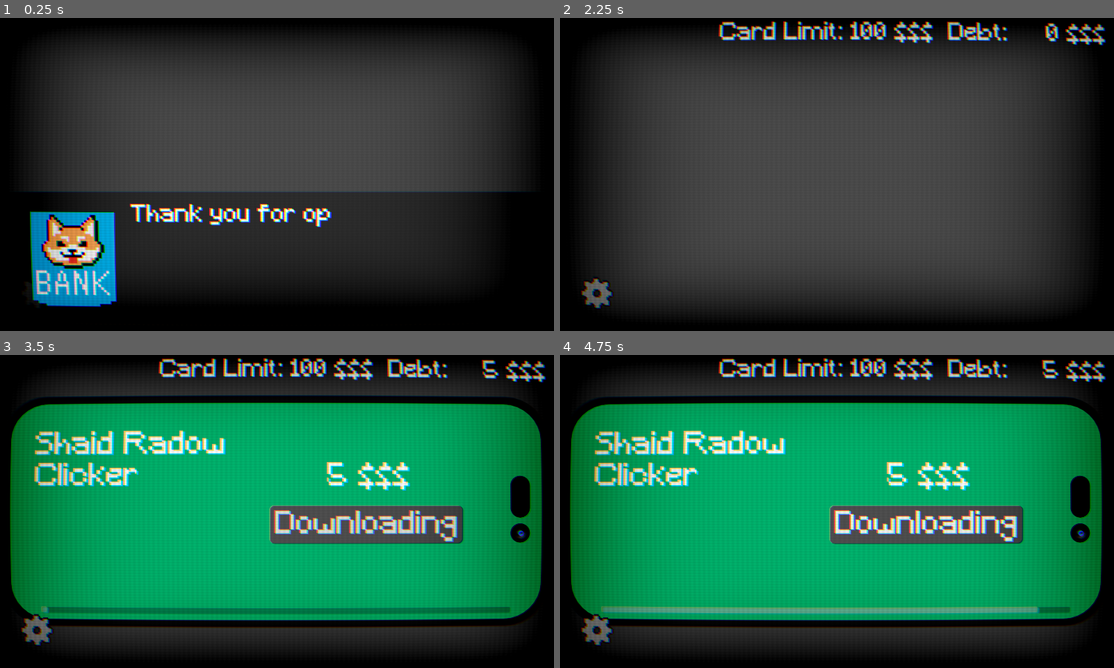
Above: before the commit, frames 1-4 (two rows, left to right).
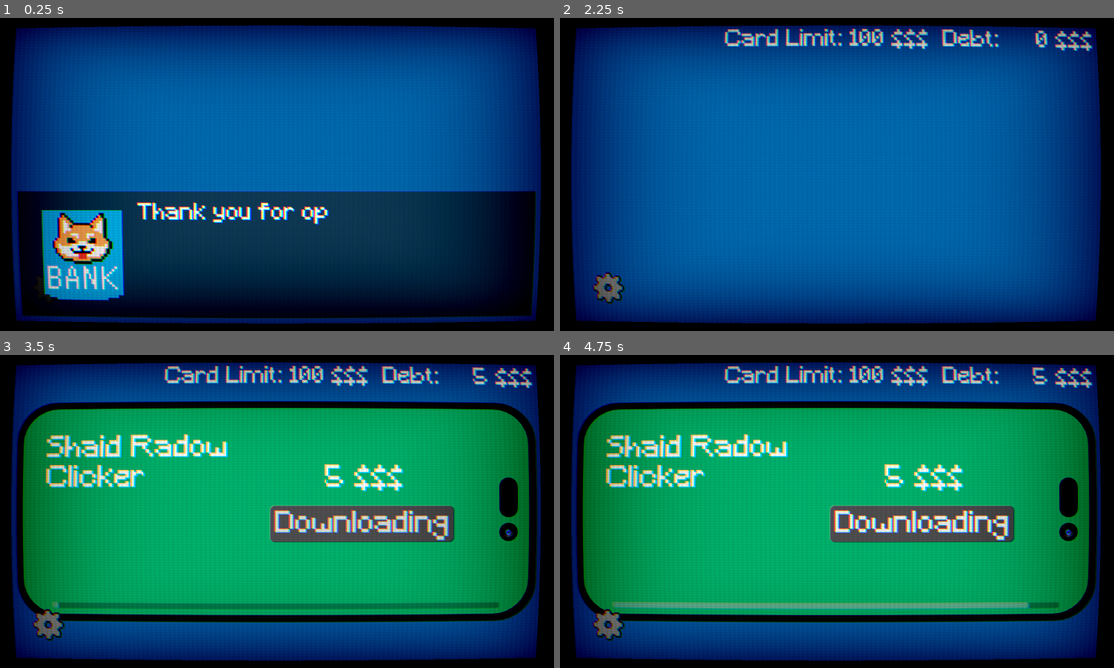
Above: after the commit, the same moments.

Repository: Heinrich-XIAO/average-mobile-game
Game: Godot game, scene res://scenes/Root.tscn
Two runs of this game, one before a commit and one after it. Both use one fixed random seed, a clock stepped at 60 frames per second and the inputs below.
Inputs (mouse positions are in pixels of both pictures, inside the frame that each line leads up to):
- Up to frame 1 (0.25 s): no input
- Up to frame 2 (2.25 s): tap Enter at 0.5, 0.6, 2.1 s; move the mouse to (958, 158) at 0.52 s; click (958, 158) at 0.67 s; tap Space at 1.25 s; move the mouse to (726, 190) at 1.27 s; tap F at 1.35 s; click (726, 190) at 1.42 s; move the mouse to (892, 105) at 2.02 s; click (892, 105) at 2.17 s
- Up to frame 3 (3.5 s): click "Buy Game" at 2.75 s
- Up to frame 4 (4.75 s): tap Enter at 3.5 s; move the mouse to (809, 574) at 3.52 s; tap F at 3.6 s; click (809, 574) at 3.67 s; click "Downloading" at 4.25 s

The runs differ from the first frame. In frame 1, 84% of the frame differs, in the area x 2-98%, y 2-98%; in frame 2, 90%, in the area x 2-99%, y 0-98%; in frame 3, 41%; in frame 4, 42%.

Commit message:
better sfx, and better shaders

Diff:
--- a/scenes/Game.tscn
+++ b/scenes/Game.tscn
@@ -4,7 +4,7 @@
 [ext_resource type="Script" uid="uid://cllhm2ckcrbdb" path="res://scenes/game.gd" id="1_s0nni"]
 [ext_resource type="StyleBox" uid="uid://cons8p27lgekx" path="res://start.tres" id="2_qbsmt"]
 [ext_resource type="AudioStream" uid="uid://cfyvi4elmnnqw" path="res://assets/bgmusic.mp3" id="3_cpr0p"]
-[ext_resource type="AudioStream" uid="uid://cmccnl5c7xouu" path="res://assets/Woosh.mp3" id="4_aug50"]
+[ext_resource type="AudioStream" uid="uid://csr0xo7eacnga" path="res://assets/whoosh.mp3" id="4_y5y3l"]
 [ext_resource type="Texture2D" uid="uid://d1if1hm2tbcxw" path="res://images/energy.png" id="6_aug50"]
 [ext_resource type="Texture2D" uid="uid://b4xh8boa3hk80" path="res://images/chest.png" id="7_kiw3p"]
 [ext_resource type="Texture2D" uid="uid://cmik53j7cupct" path="res://images/arrow_down.png" id="8_g4kob"]
@@ -18,7 +18,7 @@
 [ext_resource type="FontFile" uid="uid://brfed2eds4tl4" path="res://mono_font.ttf" id="16_y5y3l"]
 
 [sub_resource type="StyleBoxFlat" id="StyleBoxFlat_qbsmt"]
-bg_color = Color(0, 0, 0, 1)
+bg_color = Color(0.23683, 0.431248, 0.562394, 1)
 
 [sub_resource type="LabelSettings" id="LabelSettings_qbsmt"]
 font = ExtResource("1_ibkli")
@@ -477,11 +477,12 @@
 text = "Click"
 
 [node name="Whoosh" type="AudioStreamPlayer2D" parent="."]
-stream = ExtResource("4_aug50")
-volume_db = 18.11
+stream = ExtResource("4_y5y3l")
+volume_db = 24.0
 
 [node name="Background" type="AudioStreamPlayer" parent="."]
 stream = ExtResource("3_cpr0p")
+volume_db = -22.26
 parameters/looping = true
 
 [node name="CPS" type="Label" parent="."]
--- a/scenes/Intro.tscn
+++ b/scenes/Intro.tscn
@@ -22,6 +22,10 @@
 corner_radius_bottom_right = 150
 corner_radius_bottom_left = 150
 
+[sub_resource type="LabelSettings" id="LabelSettings_t5lxn"]
+font = ExtResource("2_mkji7")
+font_size = 128
+
 [sub_resource type="Theme" id="Theme_ywiat"]
 
 [sub_resource type="StyleBoxFlat" id="StyleBoxFlat_mkji7"]
@@ -36,10 +40,6 @@
 shader_parameter/radius = 0.1
 shader_parameter/offset = Vector2(-0.01, 0.01)
 
-[sub_resource type="LabelSettings" id="LabelSettings_t5lxn"]
-font = ExtResource("2_mkji7")
-font_size = 128
-
 [node name="Intro" type="Control"]
 custom_minimum_size = Vector2(0, 1000)
 layout_mode = 3
@@ -54,7 +54,7 @@
 script = ExtResource("1_ywiat")
 
 [node name="PanelContainer" type="PanelContainer" parent="."]
-z_index = -1
+z_index = 4094
 layout_mode = 1
 anchors_preset = -1
 anchor_right = 1.0
@@ -69,6 +69,7 @@
 theme_override_styles/panel = SubResource("StyleBoxFlat_t5lxn")
 
 [node name="Panel" type="Panel" parent="."]
+z_index = 4095
 layout_mode = 1
 anchors_preset = -1
 anchor_right = 1.0
@@ -80,6 +81,34 @@
 grow_horizontal = 2
 grow_vertical = 2
 theme_override_styles/panel = SubResource("StyleBoxFlat_ywiat")
+
+[node name="Label" type="Label" parent="Panel"]
+layout_mode = 0
+offset_left = 104.0
+offset_top = 116.0
+offset_right = 1132.0
+offset_bottom = 375.0
+text = "Shaid Radow Clicker"
+label_settings = SubResource("LabelSettings_t5lxn")
+autowrap_mode = 2
+
+[node name="Label2" type="Label" parent="Panel"]
+layout_mode = 1
+anchors_preset = -1
+anchor_left = 1.0
+anchor_top = 0.5
+anchor_right = 1.0
+anchor_bottom = 0.5
+offset_left = -925.0
+offset_top = -202.0
+offset_right = -505.0
+offset_bottom = -74.0
+grow_horizontal = 0
+grow_vertical = 2
+text = "5 $$$"
+label_settings = SubResource("LabelSettings_t5lxn")
+horizontal_alignment = 1
+autowrap_mode = 2
 
 [node name="Downloads" type="Button" parent="Panel"]
 visible = false
@@ -203,34 +232,6 @@
 [node name="Camera" type="Sprite2D" parent="Panel"]
 z_index = 11
 material = SubResource("ShaderMaterial_b2a04")
-position = Vector2(2113, 541)
+position = Vector2(2109, 542)
 scale = Vector2(1.5, 1.5)
 texture = ExtResource("5_mkji7")
-
-[node name="Label" type="Label" parent="."]
-layout_mode = 0
-offset_left = 154.0
-offset_top = 166.0
-offset_right = 1182.0
-offset_bottom = 425.0
-text = "Shaid Radow Clicker"
-label_settings = SubResource("LabelSettings_t5lxn")
-autowrap_mode = 2
-
-[node name="Label2" type="Label" parent="."]
-layout_mode = 1
-anchors_preset = -1
-anchor_left = 1.0
-anchor_top = 0.5
-anchor_right = 1.0
-anchor_bottom = 0.5
-offset_left = -975.0
-offset_top = -202.0
-offset_right = -555.0
-offset_bottom = -74.0
-grow_horizontal = 0
-grow_vertical = 2
-text = "5 $$$"
-label_settings = SubResource("LabelSettings_t5lxn")
-horizontal_alignment = 1
-autowrap_mode = 2
--- a/scenes/Root.gdshader
+++ b/scenes/Root.gdshader
@@ -9,7 +9,7 @@
 uniform sampler2D screen_texture : hint_screen_texture, filter_linear_mipmap;
 
 void fragment() {
-    vec2 centered_uv = SCREEN_UV * 2.0 - 1.0;
+    vec2 centered_uv = (SCREEN_UV * 2.0 - 1.0) * 1.05;
     vec2 uv_offset = centered_uv.yx / curvature;
     vec2 warped_uv = centered_uv + centered_uv * uv_offset * uv_offset;
     vec2 base_uv = (warped_uv + 1.0) / 2.0;
--- a/scenes/Root.tscn
+++ b/scenes/Root.tscn
@@ -11,6 +11,9 @@
 [ext_resource type="Script" uid="uid://cuxlanxjsrxdy" path="res://scenes/volume.gd" id="8_3wcpb"]
 [ext_resource type="FontFile" uid="uid://c42lwm6ec4n06" path="res://Minecraft.ttf" id="10_6w1so"]
 [ext_resource type="StyleBox" uid="uid://i8wxiocywuwd" path="res://scenes/okay.tres" id="11_q7e4n"]
+
+[sub_resource type="StyleBoxFlat" id="StyleBoxFlat_6w1so"]
+bg_color = Color(0, 0.427569, 0.70517, 1)
 
 [sub_resource type="ShaderMaterial" id="ShaderMaterial_0x7h0"]
 shader = ExtResource("6_c618l")
@@ -33,6 +36,15 @@
 grow_horizontal = 2
 grow_vertical = 2
 script = ExtResource("1_m7djw")
+
+[node name="Panel" type="Panel" parent="."]
+layout_mode = 1
+anchors_preset = 15
+anchor_right = 1.0
+anchor_bottom = 1.0
+grow_horizontal = 2
+grow_vertical = 2
+theme_override_styles/panel = SubResource("StyleBoxFlat_6w1so")
 
 [node name="Intro" parent="." instance=ExtResource("5_5npxh")]
 layout_mode = 1
@@ -81,7 +93,7 @@
 mesh = SubResource("QuadMesh_3wcpb")
 
 [node name="Settings" type="TextureButton" parent="."]
-z_index = 4095
+z_index = 4096
 custom_minimum_size = Vector2(20, 20)
 layout_mode = 1
 anchors_preset = 2
--- a/scenes/game.gd
+++ b/scenes/game.gd
@@ -19,22 +19,44 @@
 	"cursor": {
 		"enabled": true,
 		"texture": load("res://images/cursor.png"),
-		"cps": 1.0,
 		"display_name": "cursor",
-		"caption": "1 click per second",
+		"caption": "0.5 clicks per second",
 		"pre-display": func (): pass,
+		"used": 0,
+		"guaranteed": false,
+		"weight": 1000.0,
 		"callback": func ():
-	total_cps += 1
+	total_cps += 0.5
 	loot_items["gamer"]["enabled"] = true
 	},
 	"gamer": {
 		"enabled": false,
 		"texture": load("res://images/average_gamer.png"),
-		"cps": 10.0,
 		"display_name": "gamer kid",
+		"caption": "5 clicks per second",
+		"pre-display": func (): pass,
+		"used": 0,
+		"guaranteed": true,
+		"weight": 200.0,
+		"callback": func ():
+	total_cps += 5
+	if loot_items["gamer"]["used"] >= 2:
+		loot_items["billionaire"]["enabled"] = true
+		loot_items["billionaire"]["guaranteed"] = true
+	},
+	"billionaire": {
+		"enabled": false,
+		"texture": load("res://images/trump.png"),
+		"display_name": "rich billionaire",
 		"caption": "10 clicks per second",
 		"pre-display": func (): pass,
-		"callback": func (): total_cps += 10
+		"used": 0,
+		"guaranteed": false,
+		"weight": 100.0,
+		"callback": func ():
+	total_cps += 10
+	loot_items["gamer"]["guaranteed"] = false
+	loot_items["billionaire"]["guaranteed"] = false
 	}
 }
 
@@ -90,34 +112,49 @@
 		return
 
 	var enabled_loot := {}
-
 	for key in loot_items:
 		var item = loot_items[key]
 		if item["enabled"]:
 			enabled_loot[key] = item
 
-	var keys = enabled_loot.keys()
-	var random_key = keys[randi() % keys.size()]
-
-	while random_key == previous_loot:
-		random_key = keys[randi() % keys.size()]
+	var total_weight: float = 0.0
+	for key in enabled_loot:
+		total_weight += enabled_loot[key]["weight"]
+
+	var random_val: float = randf() * total_weight
+	var random_key: String = ""
+	var cumulative: float = 0.0
+
+	for key in enabled_loot:
+		cumulative += enabled_loot[key]["weight"]
+		if random_val <= cumulative:
+			random_key = key
+			break
+
+	while random_key == previous_loot and enabled_loot.size() > 1:
+		random_val = randf() * total_weight
+		cumulative = 0.0
+		for key in enabled_loot:
+			cumulative += enabled_loot[key]["weight"]
+			if random_val <= cumulative:
+				random_key = key
+				break
 
 	previous_loot = random_key
-
 	var loot_item = enabled_loot[random_key]
 
-
+	for key in loot_items:
+		if loot_items[key]["guaranteed"] and loot_items[key]["enabled"]:
+			loot_item = loot_items[key]
 
 	loot_item["pre-display"].call()
-
 	$LootboxPopup/Item.texture = loot_item["texture"]
 	$LootboxPopup/YouGotALabel.text = "You got a %s!" % [loot_item["display_name"]]
 	$LootboxPopup/CPS.text = loot_item["caption"]
-
 	$LootboxPopup.show()
 	$Lootbox/AnimationPlayer.play("lootbox")
+	loot_item["used"] += 1
 	await $Lootbox/AnimationPlayer.animation_finished
-
 	loot_item["callback"].call()
 
 func _process(delta):
--- a/scripts/root.gd
+++ b/scripts/root.gd
@@ -44,7 +44,6 @@
 		$HBoxContainer.show()
 	)
 
-
 	$Settings.gui_input.connect(func (event):
 		if event is InputEventMouseButton and not event.pressed and event.button_index == MOUSE_BUTTON_LEFT:
 			$Settings/CanvasLayer.show()
Not shown, removed: assets/Woosh.mp3.import
Not shown, added: assets/whoosh.mp3.import
Not shown: 1 places in scenes/Root.tscn that only renumber resources
Not shown, removed: assets/Woosh.mp3
Not shown, added: assets/whoosh.mp3
